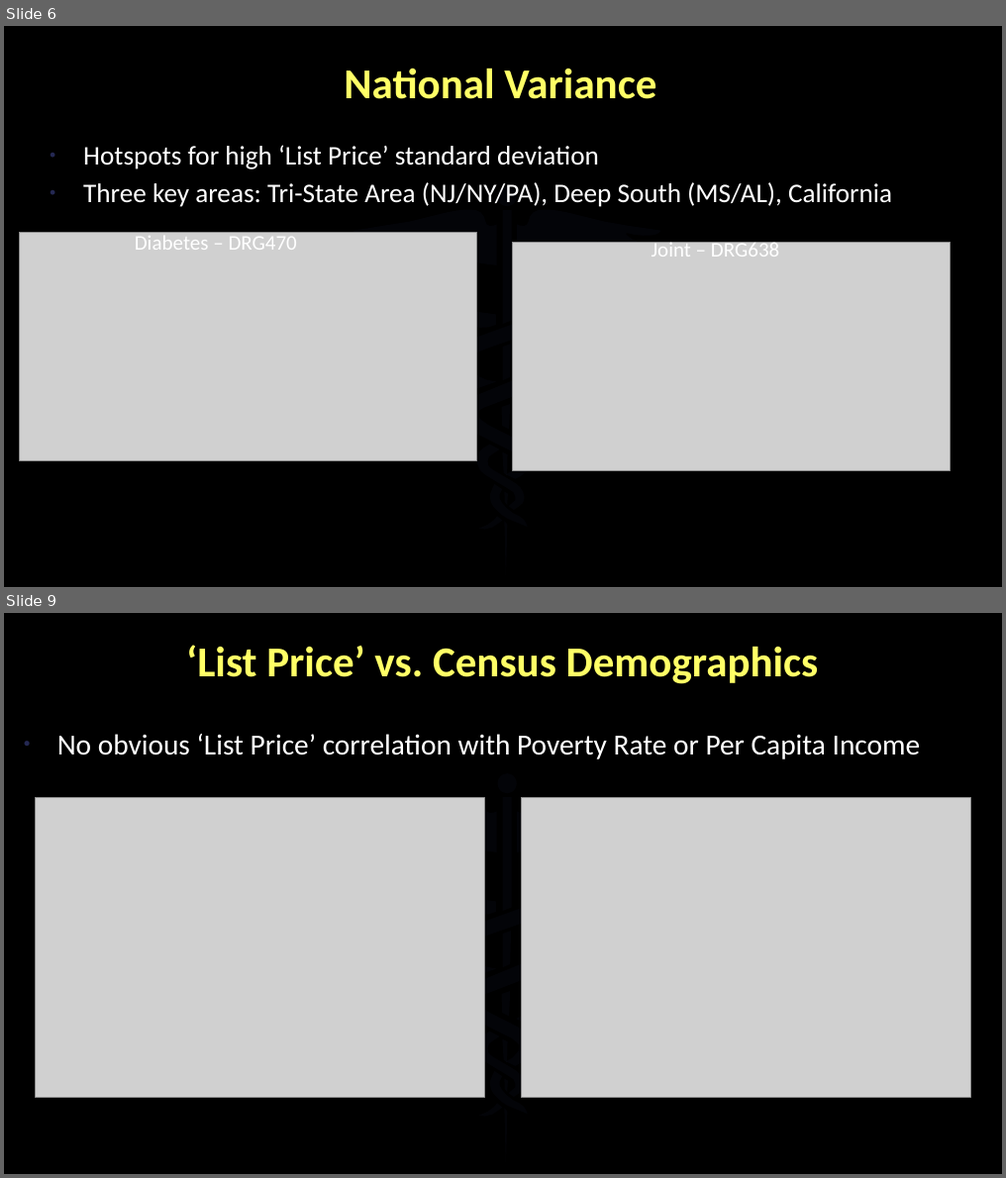
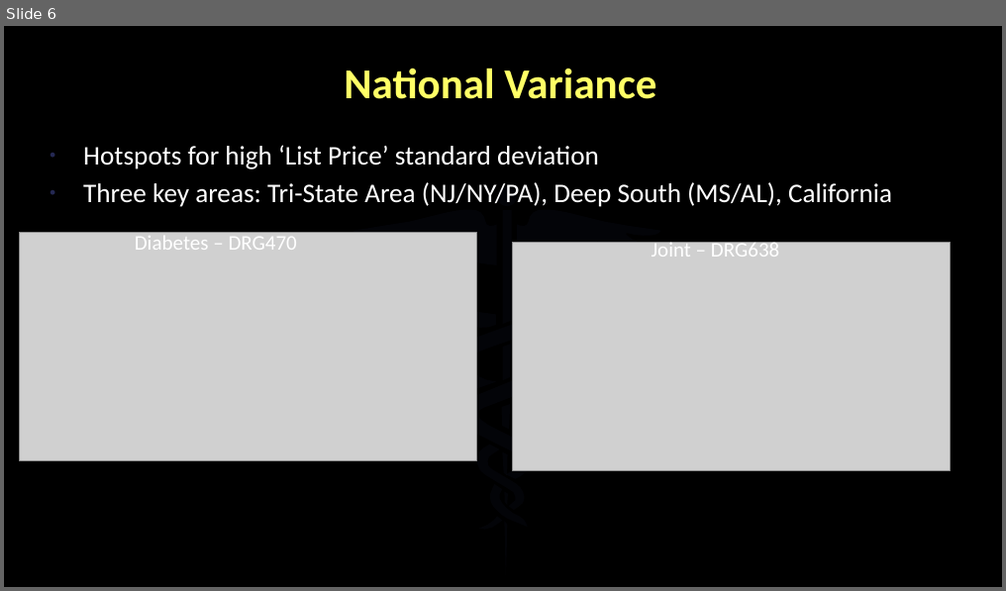
Before and after one commit to BrandinO771/viper_proj_1, a slide deck: _PRESENTATION/healthcare_cost_consitency3.pptx. Shown one above the other, each under a label of ours: slides 6 and 9 before the commit, slide 6 after it; the slides between them are not shown. The pictures are 1006x1178 and 1006x591 pixels, drawn with LibreOffice and Linux fonts; fonts in the diff are those of the drawing; grey boxes stand for pictures; background and template pictures are left out. Boxes give left, top, right and bottom in pixels: in the first picture for what was removed or moved away, otherwise in the second. Text is boxed around its words. In the diff, an @@ line names an element or a change of style, - is before the commit and + after.

```diff
--- a/_PRESENTATION/healthcare_cost_consitency3.pptx
+++ b/_PRESENTATION/healthcare_cost_consitency3.pptx
@@ slide 9 removed at [4,613,1002,1174], background picture (left out); not listed: 15 template elements that a slide beside it also shows @@
@@ title removed at [186,645,819,684] @@
-‘List Price’ vs. Census Demographics
@@ text removed at [57,734,921,760] @@
-• No obvious ‘List Price’ correlation with Poverty Rate or Per Capita Income
@@ picture removed at [36,798,484,1097] @@
@@ picture removed at [522,798,970,1097] @@
@@ freeform shape removed at [516,981,548,1024] @@
```
Also in this commit, not shown: 9 slides changed, 2 slides added, 43 other files.
